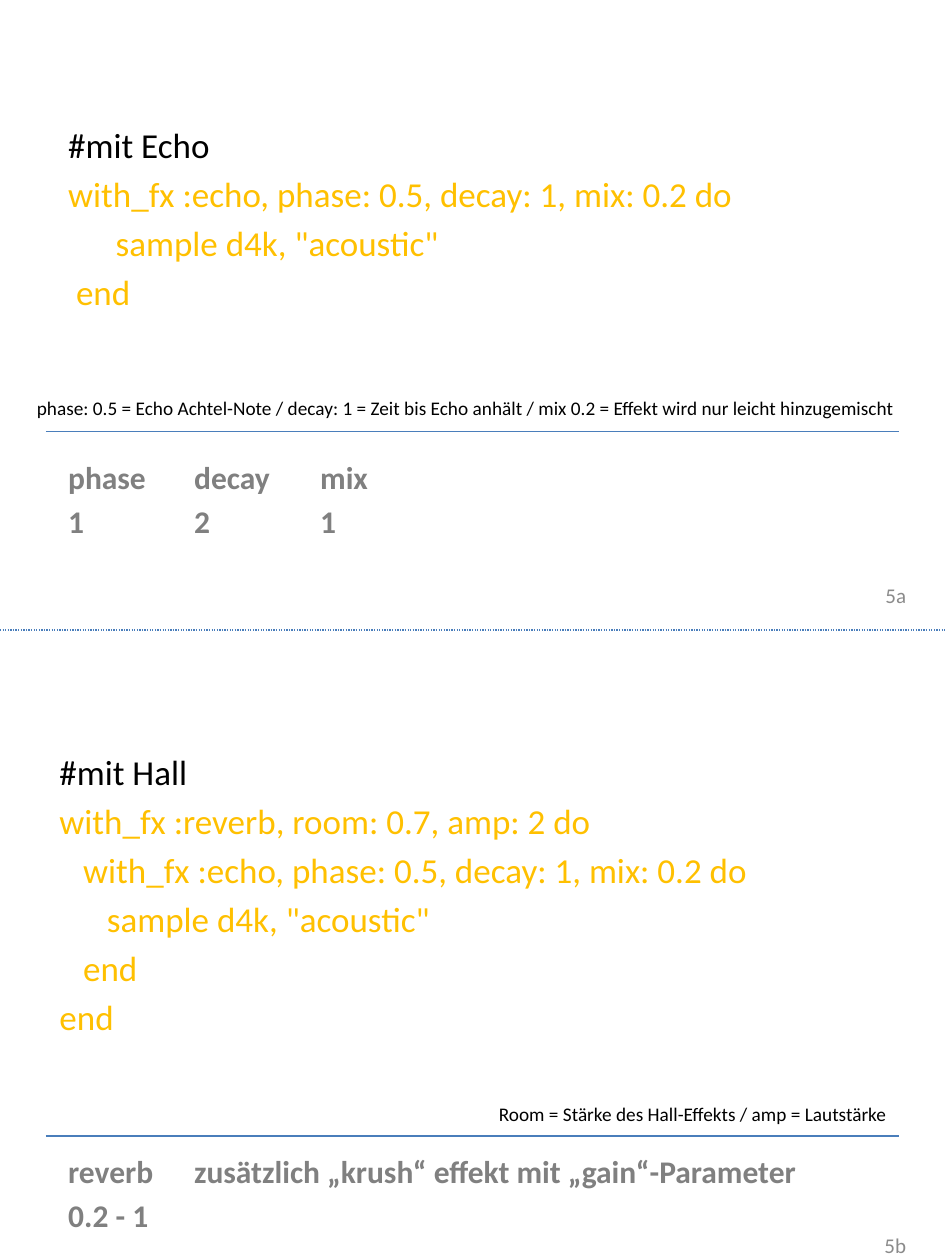
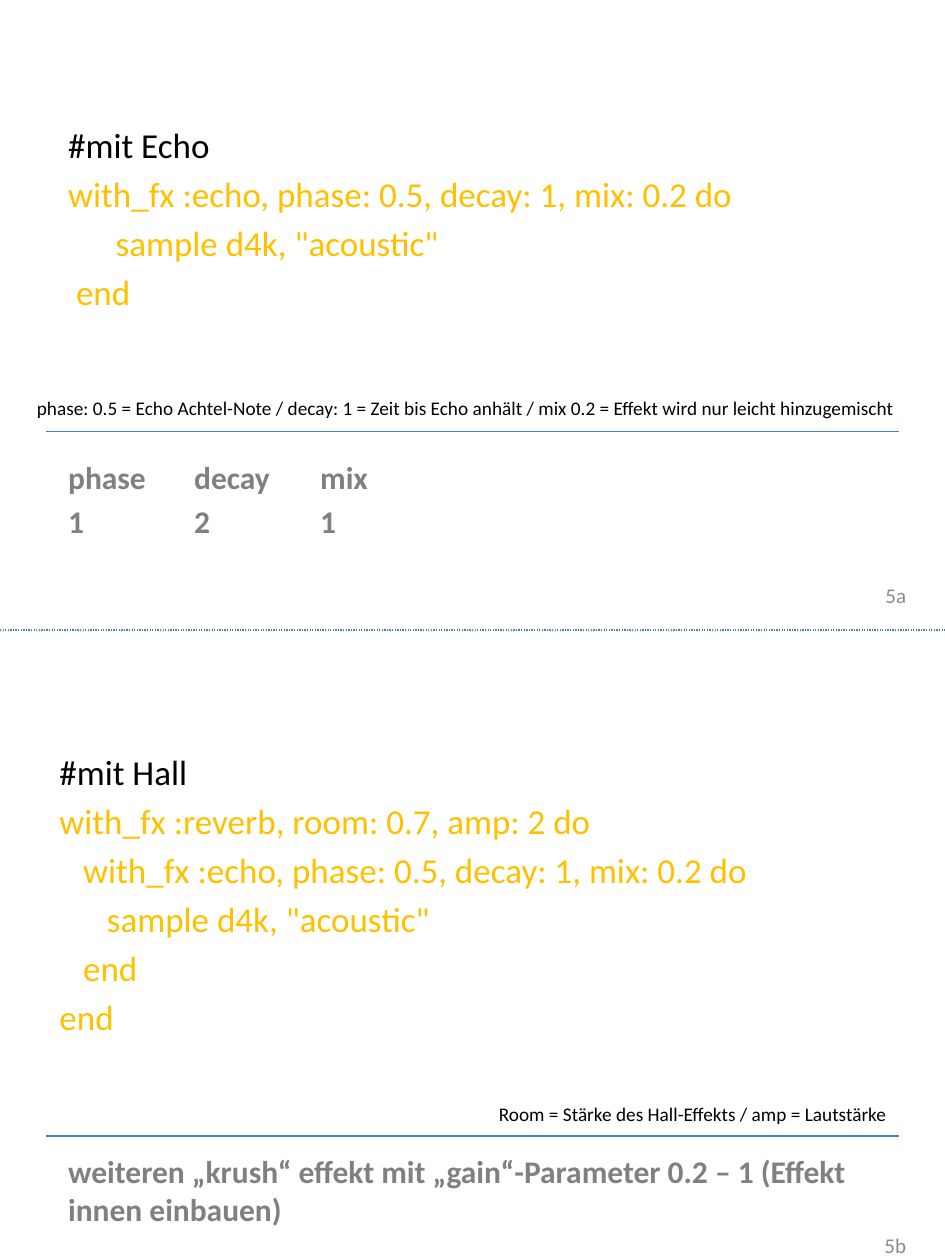
Before and after one commit to Devoxx4KidsDE/SonicPI, a slide deck: slide 5 of presentation/de/SonicPI_jingle_de.pptx. Drawn at 945x1260 pixels with LibreOffice and Linux fonts; fonts in the diff are those of the drawing; background and template pictures are left out. Boxes give left, top, right and bottom in pixels: in the first picture for what was removed or moved away, otherwise in the second. Text is boxed around its words. In the diff, an @@ line names an element or a change of style, - is before the commit and + after.

```diff
--- a/presentation/de/SonicPI_jingle_de.pptx
+++ b/presentation/de/SonicPI_jingle_de.pptx
@@ text at bbox=[68, 1160, 845, 1226]: text changed @@
-reverb zusätzlich „krush“ effekt mit „gain“-Parameter
-0.2 - 1
+weiteren „krush“ effekt mit „gain“-Parameter 0.2 – 1 (Effekt innen einbauen)
```
Also in this commit, not shown: 2 other slides changed, 5 other files.
